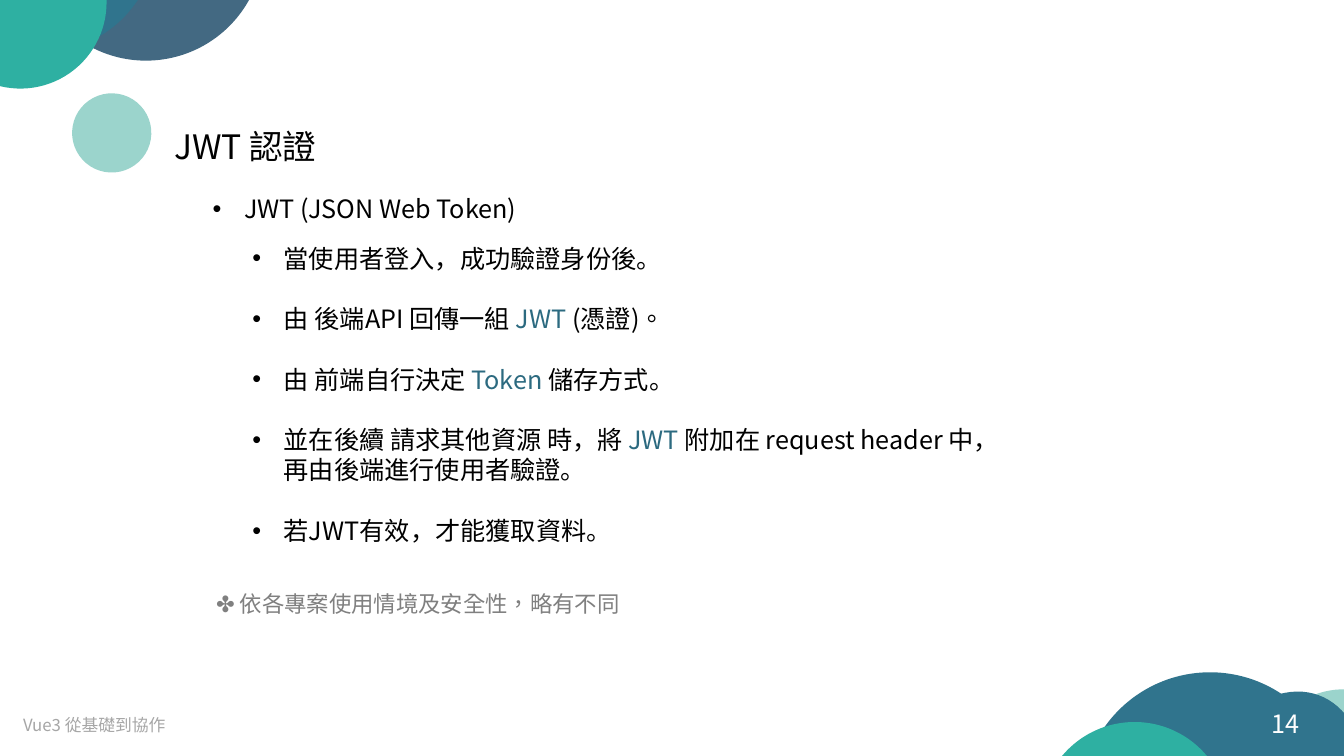
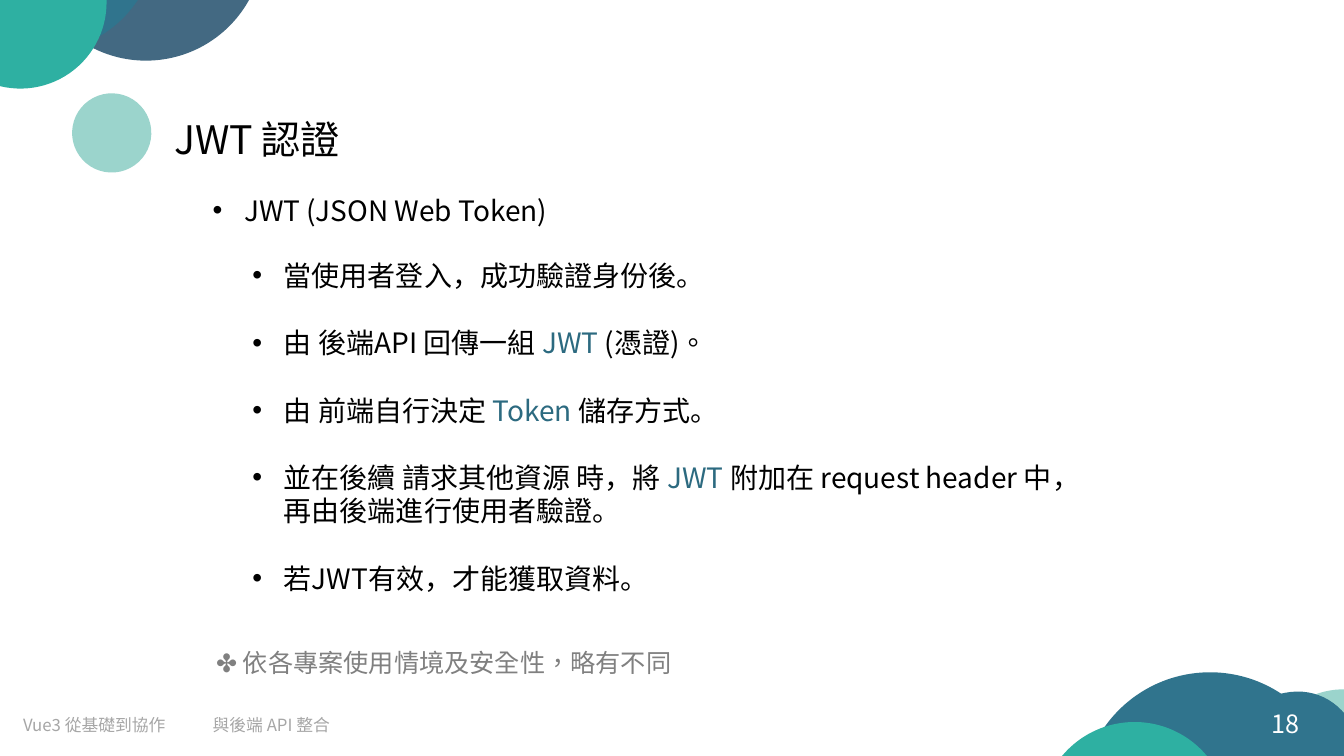
Before and after one commit to arx827/myDrive, a slide deck: slide 18 of Vue.js 從基礎到協作.pptx (slide 14 before the commit). Drawn at 1344x756 pixels with LibreOffice and Linux fonts; fonts in the diff are those of the drawing. Boxes give left, top, right and bottom in pixels: in the first picture for what was removed or moved away, otherwise in the second. Text is boxed around its words. In the diff, an @@ line names an element or a change of style, - is before the commit and + after.

```diff
--- a/Vue.js 從基礎到協作.pptx
+++ b/Vue.js 從基礎到協作.pptx
@@ text "JWT 認證" moved from (x1=174, y1=130, x2=316, y2=162) to (x1=174, y1=121, x2=340, y2=157) @@
@@ text "JWT 認證" at (x1=174, y1=121, x2=340, y2=157): size 24 to 28 pt @@
@@ text "JWT (JSON Web Token)" at (x1=244, y1=198, x2=548, y2=227): size 18 to 20 pt @@
@@ text "當使用者登入，成功驗證身份後。" at (x1=284, y1=262, x2=1080, y2=592): size 18 to 20 pt @@
@@ text "當使用者登入，成功驗證身份後。" moved from (x1=284, y1=246, x2=999, y2=543) to (x1=284, y1=262, x2=1080, y2=592) @@
@@ text "✤ 依各專案使用情境及安全性，略有不同" moved from (x1=240, y1=593, x2=620, y2=614) to (x1=243, y1=651, x2=671, y2=674) @@
@@ text "✤ 依各專案使用情境及安全性，略有不同" at (x1=243, y1=651, x2=671, y2=674): size 16 to 18 pt @@
@@ text added at (x1=213, y1=717, x2=330, y2=732), 12 pt, text #A6A6A6 @@
+與後端 API 整合
@@ page number at (x1=1272, y1=714, x2=1300, y2=734): text changed @@
-14
+18
```
Also in this commit, not shown: 27 other slides changed, 5 slides added, 1 other file.
